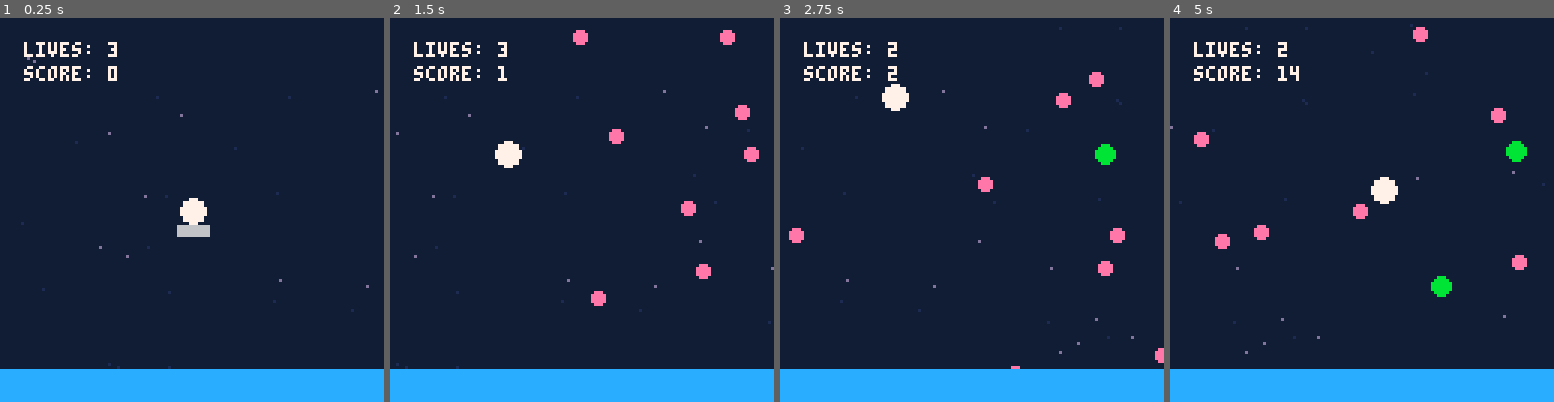
Above: before the commit, frames 1-4 (left to right).
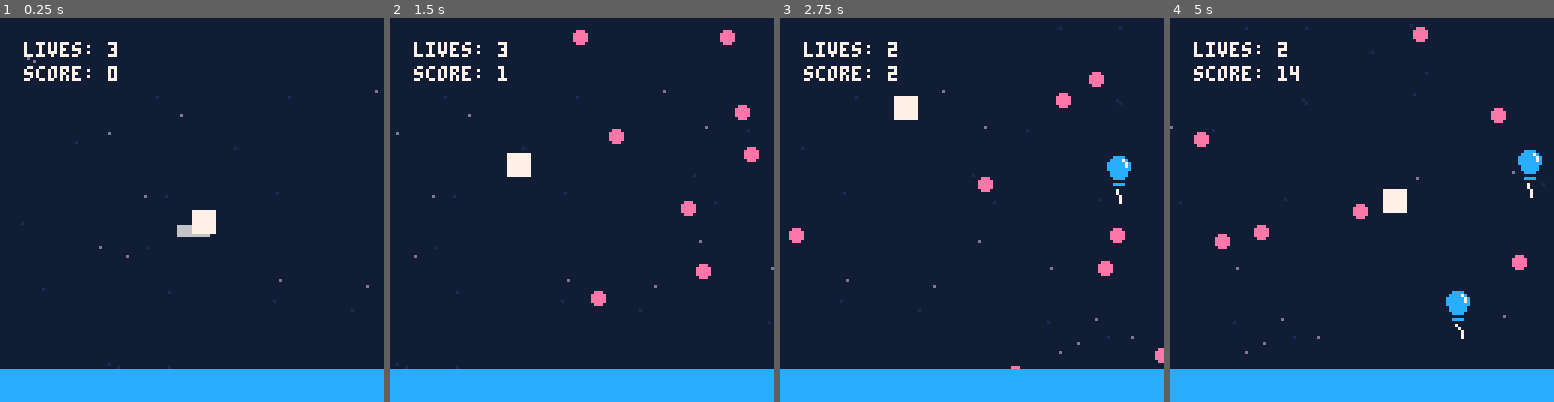
Above: after the commit, the same moments.

Repository: jmross/pico8-balloon-journey
Game: PICO-8 cartridge trip.p8
The game is run twice, just before and just after one commit, with the same random seed, the same clock (stepped at 60 frames per second) and the same inputs.
Inputs:
- Up to frame 1 (0.25 s): no input
- Up to frame 2 (1.5 s): tap X (X key) at 0.33, 1.07 s; tap O (Z key) at 0.7 s
- Up to frame 3 (2.75 s): hold Right 1.6-2.1 s; tap O (Z key) at 1.7, 2.1, 2.5 s; tap X (X key) at 1.85 s; hold Up 2.15-2.42 s; hold Right from 2.47 s (still down)
- Up to frame 4 (5 s): tap O (Z key) every 0.4 s from 2.9 to 4.9 s; tap X (X key) at 2.97, 4.08 s; release Right at 3.03 s; hold Left 3.08-3.58 s; hold Down 3.63-3.97 s; hold Right 4.02-4.68 s; hold Up from 4.73 s (still down)

The runs differ from the first frame. In frame 1, 0.5% of the frame differs, in the area x 46-57%, y 46-57%; in frame 2, 0.5%; in frame 3, 1.1%; in frame 4, 1.7%, in the area x 52-97%, y 32-84%.

Commit message:
Use sprites for player (WIP) and balloons. Animate balloons

Diff:
--- a/balloon.lua
+++ b/balloon.lua
@@ -5,9 +5,18 @@
   y = 0,
   dx = 0,
   dy = 0,
-  size = 3,
+  width = sprite_width,
+  height = 2 * sprite_height,
+  size = 3, -- remove
   colour = 11,
-  score = 10
+  score = 10,
+
+  sprite_top = 1,
+  sprite_bottom = 2,
+  sprite_bottoms = {2, 3},
+
+  -- coroutines
+  animate = nil,
 }
 balloon.__index = balloon
 
@@ -18,13 +27,36 @@
 function balloon:update()
   self.x += self.dx
   self.y += self.dy
+
+  if self.animate and costatus(self.animate) != 'dead' then
+    coresume(self.animate)
+  end
 end
 
 function balloon:draw()
-  circfill(self.x, self.y, self.size, self.colour)
+  spr(self.sprite_top, self.x, self.y)
+  spr(self.sprite_bottom, self.x, self.y + sprite_height)
 end
 
 function balloon:init()
   self.x = max_x + self.size
   self.y = rnd(max_y)
+  self.sprite_bottom = rnd(self.sprite_bottoms)
+  local dx = self.dx
+
+  self.animate = cocreate(function()
+    local i = 0
+    while true do
+      i += 1
+      self.sprite_bottom = self.sprite_bottoms[i % count(self.sprite_bottoms) + 1]
+      if i % 2 == 0 then
+        self.dx = dx + rnd(0.1) * -1
+        self.dy = rnd(0.1) * -1
+      else
+        self.dx = dx + rnd(0.1)
+        self.dy = rnd(0.1)
+      end
+      delay(30)
+    end
+  end)
 end
--- a/main.lua
+++ b/main.lua
@@ -9,6 +9,8 @@
 min_y = 0
 max_x = 127
 max_y = 127
+sprite_width = 8
+sprite_height = 8
 
 stars = {}
 enemies = {}
--- a/player.lua
+++ b/player.lua
@@ -52,7 +52,7 @@
 
 function player:draw()
   if self.visible then
-    circfill(self.x, self.y, self.size, 7)
+    spr(0, self.x, self.y)
   end
 end
 
--- a/trip.p8
+++ b/trip.p8
@@ -13,11 +13,19 @@
 #include balloon.lua
 
 __gfx__
-00000000777777770000000000000000000000000000000000000000000000000000000000000000000000000000000000000000000000000000000000000000
-00000000777777770000000000000000000000000000000000000000000000000000000000000000000000000000000000000000000000000000000000000000
-00000000777777770000000000000000000000000000000000000000000000000000000000000000000000000000000000000000000000000000000000000000
-00000000777777770000000000000000000000000000000000000000000000000000000000000000000000000000000000000000000000000000000000000000
-00000000777777770000000000000000000000000000000000000000000000000000000000000000000000000000000000000000000000000000000000000000
-00000000777777770000000000000000000000000000000000000000000000000000000000000000000000000000000000000000000000000000000000000000
-00000000777777770000000000000000000000000000000000000000000000000000000000000000000000000000000000000000000000000000000000000000
-00000000777777770000000000000000000000000000000000000000000000000000000000000000000000000000000000000000000000000000000000000000
+7777777700cccc000000000000000000000000000000000000000000000000000000000000000000000000000000000000000000000000000000000000000000
+777777770cccc7c000cccc0000cccc0000cccc0000cccc0000000000000000000000000000000000000000000000000000000000000000000000000000000000
+77777777cccccc7c0000000000000000000000000000000000000000000000000000000000000000000000000000000000000000000000000000000000000000
+77777777cccccc7c0007000000070000000070000000700000000000000000000000000000000000000000000000000000000000000000000000000000000000
+77777777cccccccc0000700000070000000070000007000000000000000000000000000000000000000000000000000000000000000000000000000000000000
+777777770cccccc00000070000007000000700000070000000000000000000000000000000000000000000000000000000000000000000000000000000000000
+777777770cccccc00000070000007000000700000070000000000000000000000000000000000000000000000000000000000000000000000000000000000000
+7777777700cccc000000070000007000000700000070000000000000000000000000000000000000000000000000000000000000000000000000000000000000
+77777778000000000000000000000000000000000000000000000000000000000000000000000000000000000000000000000000000000000000000000000000
+77777778000000000000000000000000000000000000000000000000000000000000000000000000000000000000000000000000000000000000000000000000
+77777778000000000000000000000000000000000000000000000000000000000000000000000000000000000000000000000000000000000000000000000000
+77777778000000000000000000000000000000000000000000000000000000000000000000000000000000000000000000000000000000000000000000000000
+77777778000000000000000000000000000000000000000000000000000000000000000000000000000000000000000000000000000000000000000000000000
+77777778000000000000000000000000000000000000000000000000000000000000000000000000000000000000000000000000000000000000000000000000
+77777778000000000000000000000000000000000000000000000000000000000000000000000000000000000000000000000000000000000000000000000000
+77777778000000000000000000000000000000000000000000000000000000000000000000000000000000000000000000000000000000000000000000000000
